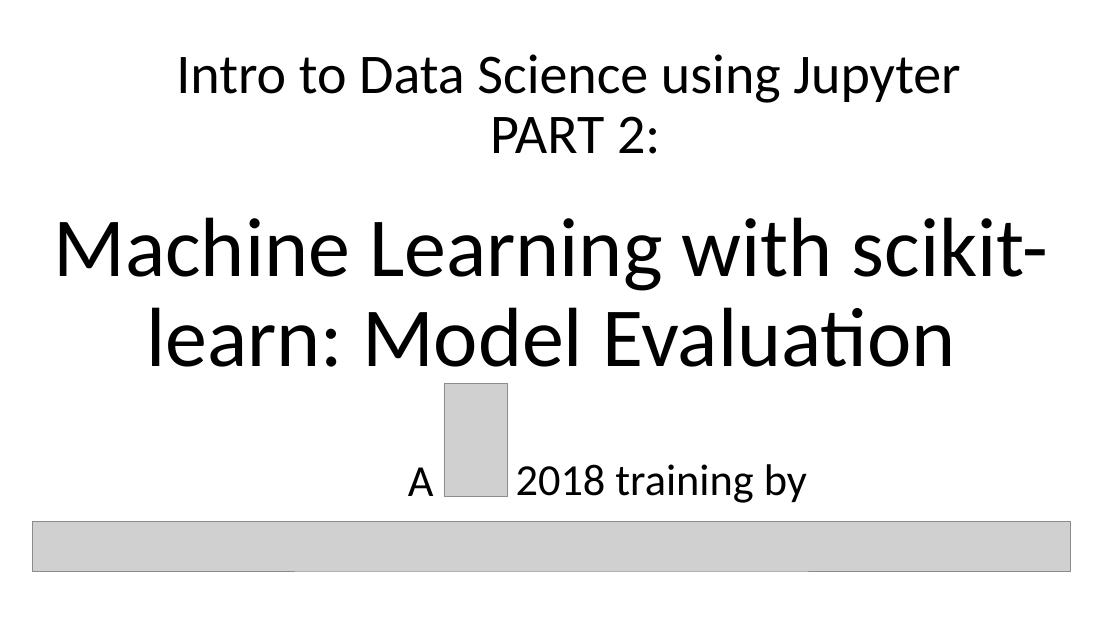
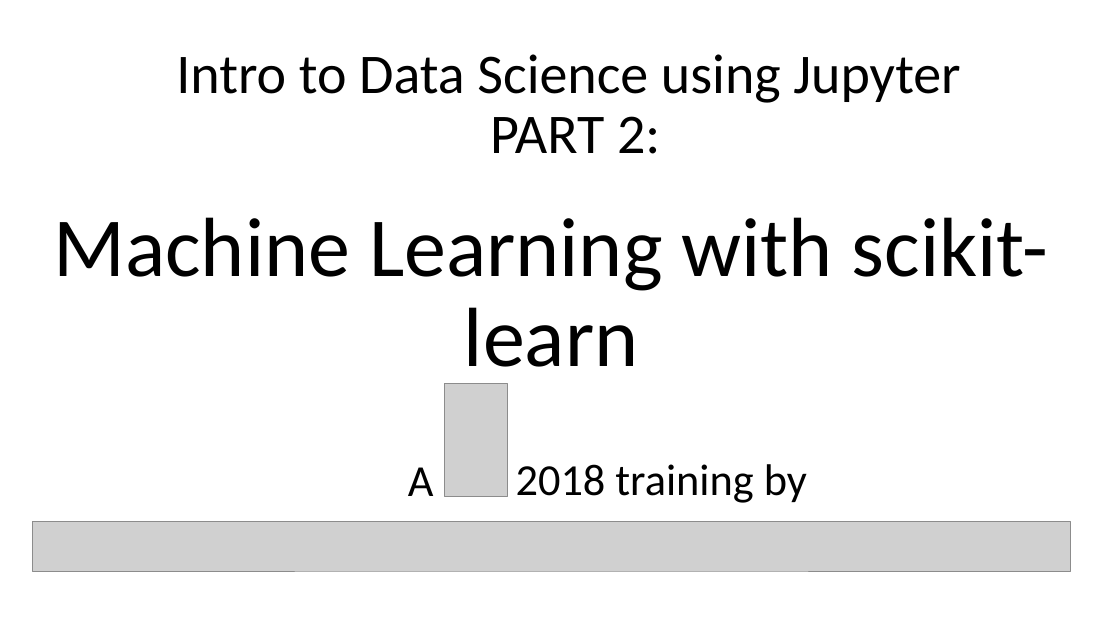
Before and after one commit to DataSciencePros/datascicon.tech, a slide deck: slide 1 of ModelEvaluation.pptx. Drawn at 1120x630 pixels with LibreOffice and Linux fonts; fonts in the diff are those of the drawing; grey boxes stand for pictures. Boxes give left, top, right and bottom in pixels: in the first picture for what was removed or moved away, otherwise in the second. Text is boxed around its words. In the diff, an @@ line names an element or a change of style, - is before the commit and + after.

```diff
--- a/ModelEvaluation.pptx
+++ b/ModelEvaluation.pptx
@@ title at (54,217,1048,386): text changed @@
-Machine Learning with scikit-learn: Model Evaluation
+Machine Learning with scikit-learn
```
Also in this commit, not shown: 1 other slide changed, 1 slide added.
